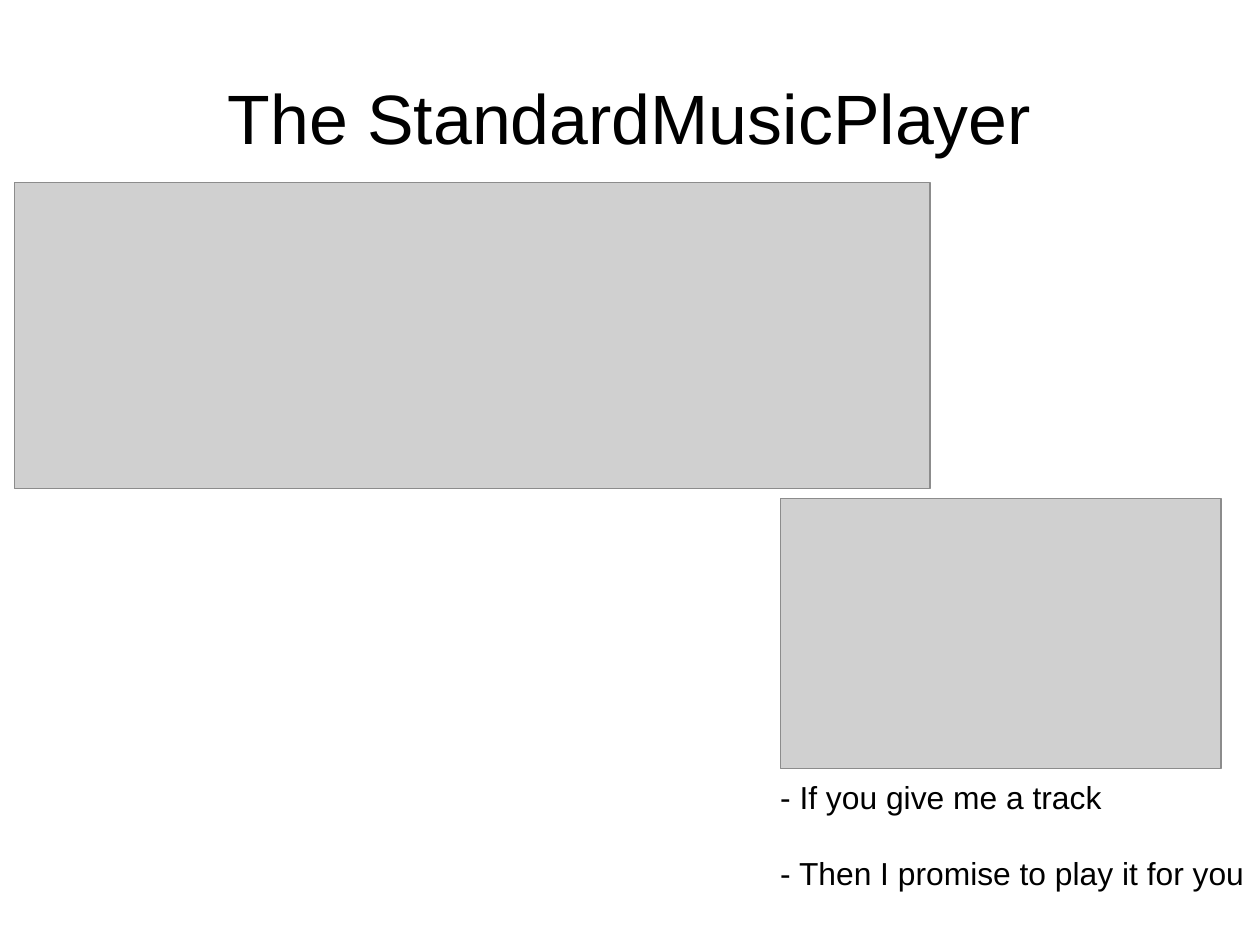
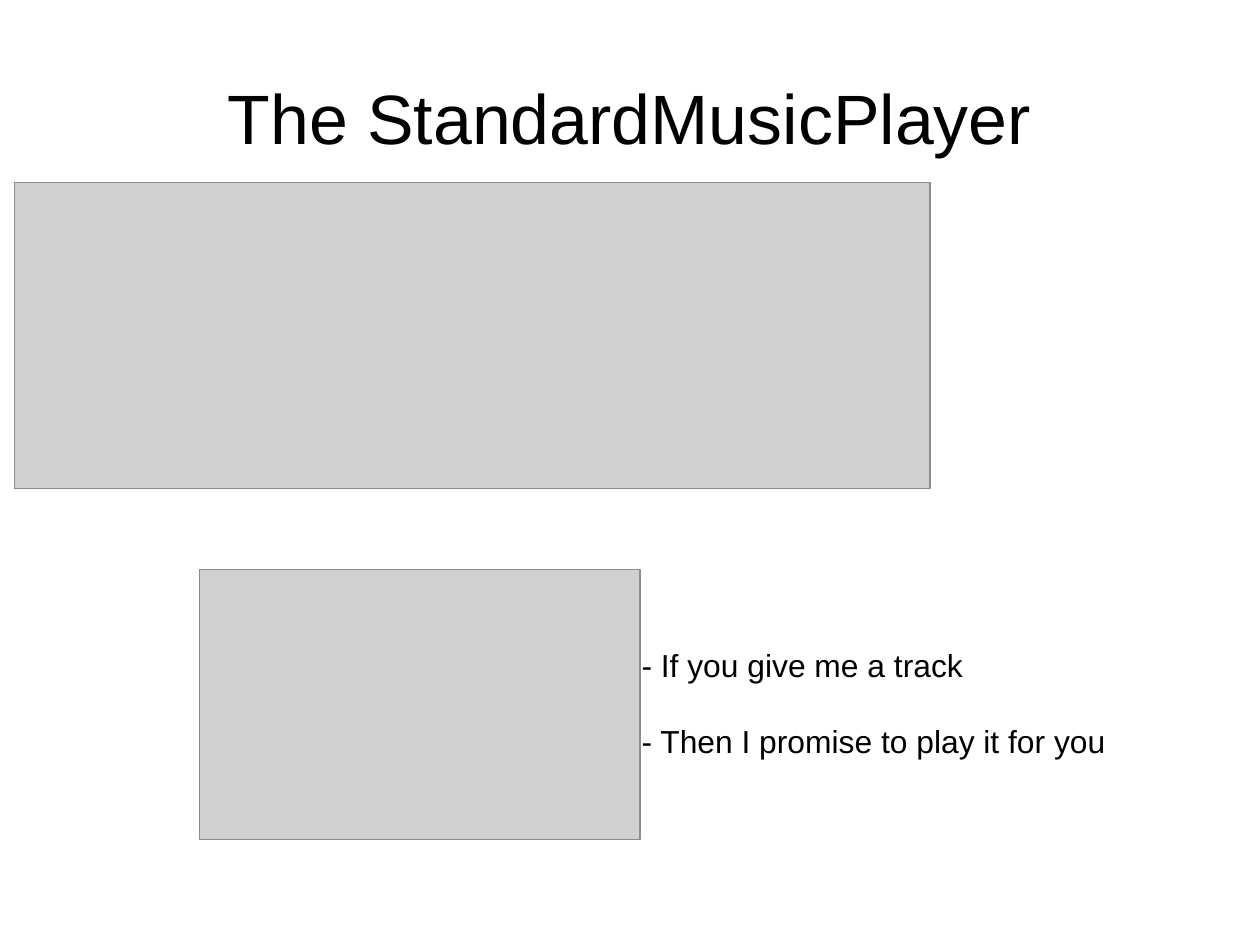
Before and after one commit to james1ewis/LiskovSlides, a slide deck: slide 6 of Liskov Substitution Principle/LSP.odp (slide 11 before the commit). Drawn at 1260x945 pixels with LibreOffice and Linux fonts; fonts in the diff are those of the drawing; grey boxes stand for pictures. Boxes give left, top, right and bottom in pixels: in the first picture for what was removed or moved away, otherwise in the second. Text is boxed around its words. In the diff, an @@ line names an element or a change of style, - is before the commit and + after.

Commit message:
updated the talk - moved some slides around and finished off others

```diff
--- a/Liskov Substitution Principle/LSP.odp
+++ b/Liskov Substitution Principle/LSP.odp
@@ picture: place and size @@
-picture at <box>781,499,1222,768</box>
+picture at <box>199,569,640,839</box>
@@ text "- If you give me ...": place and size @@
-text "- If you give me ..." at <box>799,786,1244,891</box>
+text "- If you give me ..." at <box>660,654,1105,759</box>
```
Also in this commit, not shown: 6 other slides changed, 2 slides added, 6 slides removed, 1 other file.
